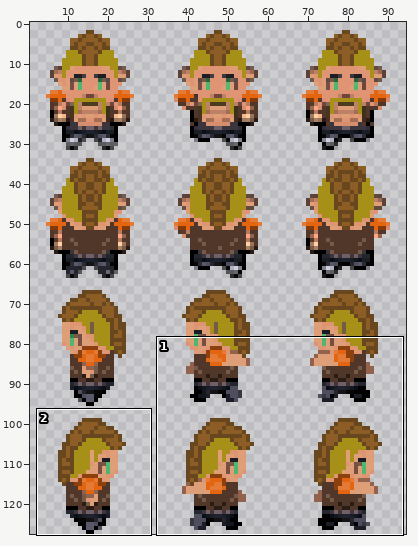
Sprite sheet: player/sprite_sheet_32x32.png. Above: a wide view before the commit, with the close-up outlined.
Close-up. First the earlier version:
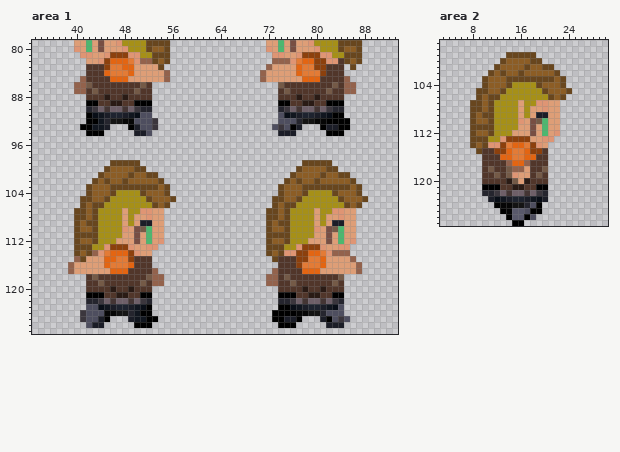
The file is 96x128 pixels. Pixels under 10% opacity are left out. Colours within 5 levels of each other are drawn and written as one. Shown: area 1: x 33..93, y 79..127; area 2: x 3..30, y 97..127. The wide view leaves out empty margins. The commit also changed other parts of the picture, which this record leaves out.
New version:
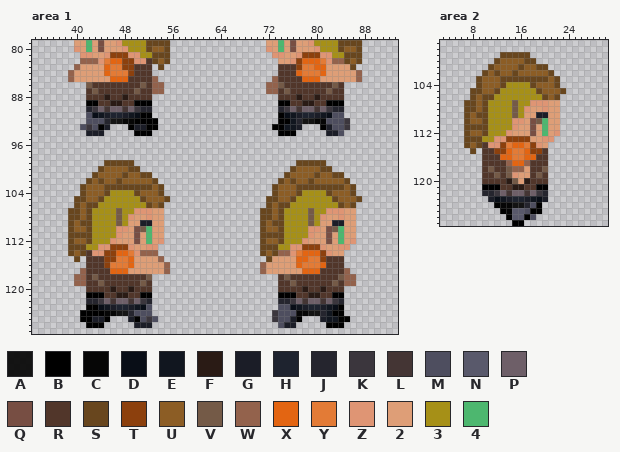
Palette (. is transparent): A #000000e6  B #000000  C #060606  D #090e17  E #11161f  F #2a1b15  G #1b1d27  H #1e232f  J #25252e  K #3b363d  L #443534  M #4e4e5f  N #59596b  P #6e5f68  Q #774e43  R #51362a  S #68461e  T #8c400d  U #8c5d25  V #745a47  W #93624c  X #e36512  Y #e37b36  Z #df9574  2 #de9e77  3 #a69017  4 #4db76f
From old to new:
Area 1:
y 82: x 41..43 .22 -> WWW; x 45 T -> Y; x 48..49 XY -> TT; x 51..52 WW -> ZR; x 73..75 WWW -> .22; x 77 Y -> T; x 80..81 TT -> XY; x 83..84 ZR -> WW
y 83: x 40..45 ..RRRT -> W2222X; x 48..53 XX2222 -> TTRRR.; x 72..77 W2222X -> ..RRRT; x 80..85 TTRRR. -> XX2222
y 84: x 39..44 ...RRR -> W22222; x 49..55 X22222W -> TRRR...; x 71..76 W22222 -> ...RRR; x 81..87 TRRR... -> X22222W
y 85: x 39..45 ..WRRRR -> W222222; x 49..55 222222W -> RRRRW..; x 71..77 W222222 -> ..WRRRR; x 81..87 RRRRW.. -> 222222W
y 86..87: x 40..41 WW -> ..; x 53..54 .. -> WW; x 72..73 .. -> WW; x 85..86 WW -> ..
y 91: x 42 B -> M; x 51..52 MM -> BB; x 74 M -> B; x 83..84 BB -> MM
y 92: x 42..44 BBE -> MMM; x 50..53 MMMK -> BBBB; x 74..76 MMM -> BBE; x 82..85 BBBB -> MMMK
y 93: x 41..44 BBEE -> MKMB; x 51..53 MMK -> GBB; x 73..76 MKMB -> BBEE; x 83..85 GBB -> MMK
y 94: x 42..44 BBB -> GGG; x 50..52 GGM -> BBB; x 74..76 GGG -> BBB; x 82..84 BBB -> GGM
y 99: x 45 . -> S; x 50 S -> .; x 77 . -> S; x 82 S -> .
y 100: x 44..45 .S -> SU; x 49 U -> S; x 51 S -> .; x 76..77 .S -> SU; x 81 U -> S; x 83 S -> .
y 101: x 43..44 .S -> SU; x 48..49 US -> SU; x 51 U -> S; x 53 S -> .; x 75..76 .S -> SU; x 80..81 US -> SU; x 83 U -> S; x 85 S -> .
y 102: x 42..45 .SUS -> SUSU; x 47..48 US -> SU; x 53..54 US -> S.; x 74..77 .SUS -> SUSU; x 79..80 US -> SU; x 85..86 US -> S.
y 103: x 41..42 .S -> SU; x 45 U -> S; x 53..55 SUS -> US.; x 73..74 .S -> SU; x 77 U -> S; x 85..87 SUS -> US.
y 104: x 41..42 .S -> SU; x 45..46 US -> S3; x 50..51 3S -> SU; x 54..55 US -> S.; x 73..74 .S -> SU; x 77..78 US -> S3; x 82..83 3S -> SU; x 86..87 US -> S.
y 105: x 40 . -> S; x 42 S -> U; x 44..45 US -> S3; x 51..52 3S -> SU; x 55..56 US -> S.; x 72 . -> S; x 74 S -> U; x 76..77 US -> S3; x 83..84 3S -> SU; x 87..88 US -> S.
y 106: x 40..42 .SU -> SUS; x 44 S -> 3; x 52..55 3SUS -> SUS.; x 72..74 .SU -> SUS; x 76 S -> 3; x 84..87 3SUS -> SUS.
y 107: x 39 . -> S; x 41..43 SUS -> US3; x 47..48 32 -> V3; x 50 3 -> Z; x 71 . -> S; x 73..75 SUS -> US3; x 79..80 32 -> V3; x 82 3 -> Z
y 108: x 39 . -> S; x 41..43 SUS -> US3; x 47..49 323 -> V3Z; x 71 . -> S; x 73..75 SUS -> US3; x 79..81 323 -> V3Z
y 109: x 39..41 .SU -> SUS; x 43 S -> 3; x 47..49 323 -> V32; x 71..73 .SU -> SUS; x 75 S -> 3; x 79..81 323 -> V32
y 110: x 39..40 .S -> SU; x 42..43 US -> S3; x 47 3 -> Z; x 71..72 .S -> SU; x 74..75 US -> S3; x 79 3 -> Z
y 111: x 39 . -> S; x 43 S -> 3; x 47 3 -> Z; x 71 . -> S; x 75 S -> 3; x 79 3 -> Z
y 112: x 39..40 .S -> SU; x 42..43 US -> S3; x 46 3 -> Z; x 71..72 .S -> SU; x 74..75 US -> S3; x 78 3 -> Z
y 113: x 39 . -> S; x 42 S -> 3; x 44 3 -> Z; x 71 . -> S; x 74 S -> 3; x 76 3 -> Z
y 114: x 39..43 .SUSW -> SUSRZ; x 45..46 YX -> TT; x 49 T -> Y; x 51..53 22. -> WWW; x 71..75 .SUSZ -> SUSWW; x 77..78 TT -> YX; x 81 Y -> T; x 83..85 WWW -> 22.
y 115: x 40..46 WS222XX -> S.RRRTT; x 49..54 TRRR.. -> X2222W; x 72..78 .SRRRTT -> S2222XX; x 81..86 X2222W -> TRRR..
y 116: x 39..45 W22222X -> ...RRRT; x 50..55 RRR... -> 22222W; x 71..77 ...RRRT -> W22222X; x 82..87 22222W -> RRR...
y 117: x 39..45 W222222 -> ..WRRRR; x 49..55 RRRRW.. -> 222222W; x 71..77 ..WRRRR -> W222222; x 81..87 222222W -> RRRRW..
y 118..119: x 40..41 .. -> WW; x 53..54 WW -> ..; x 72..73 WW -> ..; x 85..86 .. -> WW
y 123: x 42..43 MM -> BB; x 52 B -> M; x 74..75 BB -> MM; x 84 M -> B
y 124: x 41..44 KMMM -> BBBB; x 50..52 EBB -> MMM; x 73..76 BBBB -> KMMM; x 82..84 MMM -> EBB
y 125: x 41..43 KMM -> BBG; x 50..53 EEBB -> BMKM; x 73..75 BBG -> KMM; x 82..85 BMKM -> EEBB
y 126: x 42..44 MGG -> BBB; x 50..52 BBB -> GGG; x 74..76 BBB -> MGG; x 82..84 GGG -> BBB
Area 2:
y 99: x 13 . -> S; x 18 S -> .
y 100: x 12..13 .S -> SU; x 17 U -> S; x 19 S -> .
y 101: x 11..12 .S -> SU; x 16..17 US -> SU; x 19 U -> S; x 21 S -> .
y 102: x 10..13 .SUS -> SUSU; x 15..16 US -> SU; x 21..22 US -> S.
y 103: x 9..10 .S -> SU; x 13 U -> S; x 21..23 SUS -> US.
y 104: x 9..10 .S -> SU; x 13..14 US -> S3; x 18..19 3S -> SU; x 22..23 US -> S.
y 105: x 8 . -> S; x 10 S -> U; x 12..13 US -> S3; x 19..20 3S -> SU; x 23..24 US -> S.
y 106: x 8..10 .SU -> SUS; x 12 S -> 3; x 20..23 3SUS -> SUS.
y 107: x 7 . -> S; x 9..11 SUS -> US3; x 15..16 32 -> V3; x 18 3 -> Z
y 108: x 7 . -> S; x 9..11 SUS -> US3; x 15..17 323 -> V3Z
y 109: x 7..9 .SU -> SUS; x 11 S -> 3; x 15..17 323 -> V32
y 110: x 7..8 .S -> SU; x 10..11 US -> S3; x 15 3 -> Z
y 111: x 7 . -> S; x 11 S -> 3; x 15 3 -> Z
y 112: x 7..8 .S -> SU; x 10..11 US -> S3; x 14 3 -> Z
y 113: x 7 . -> S; x 10 S -> 3; x 12 3 -> Z
y 114: x 7..10 .SUS -> SUSR
y 115: x 8..9 .S -> S.
Pixel boxes of the changes (left, top, right, bottom) in both close-ups:
changed: (68, 58, 170, 94)
changed: (260, 58, 362, 94)
changed: (68, 112, 176, 328)
changed: (260, 112, 368, 328)
changed: (464, 52, 572, 154)
